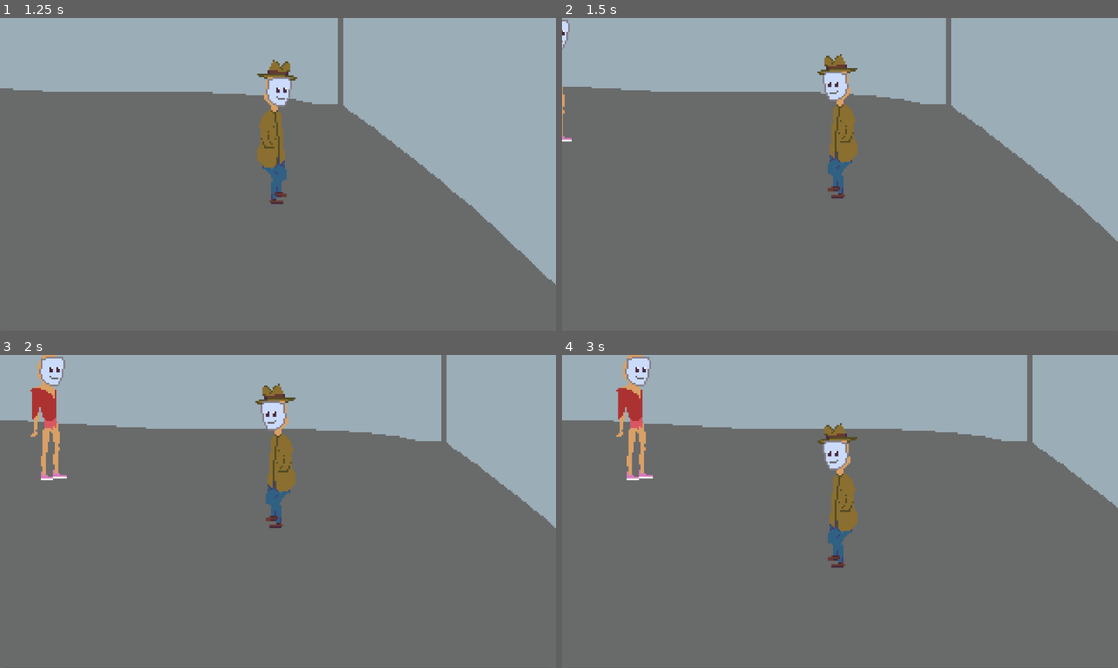
Above: before the commit, frames 1-4 (two rows, left to right).
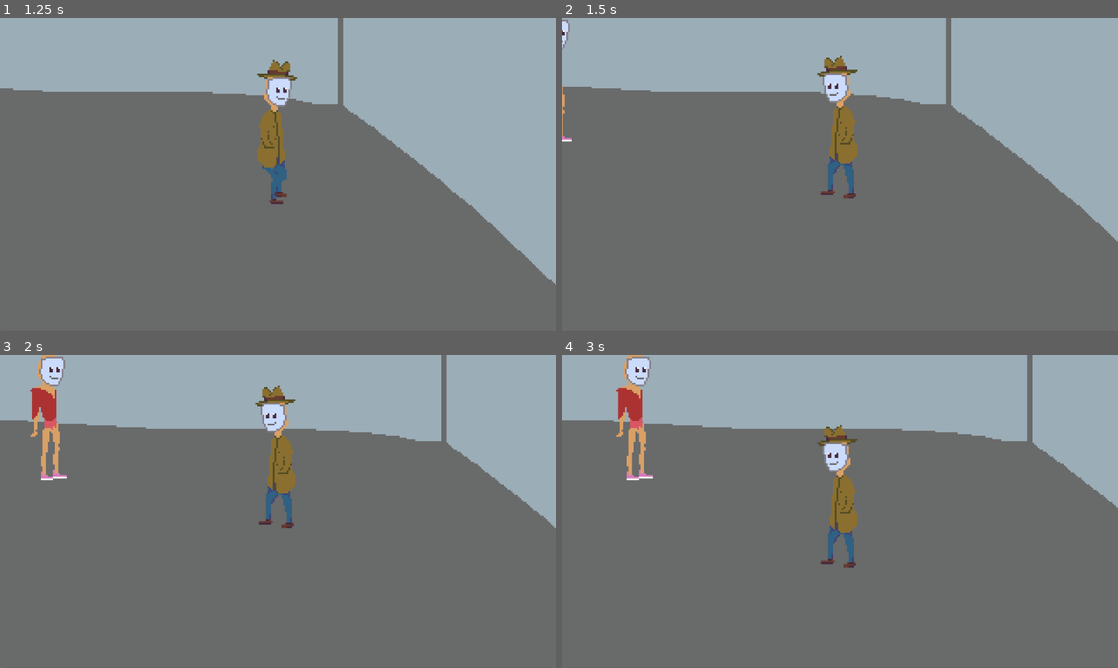
Above: after the commit, the same moments.

Repository: TerjeBallestad/pespi-mask
Game: Godot game, scene res://scenes/lobby.tscn
The game is run twice, just before and just after one commit, with the same random seed, the same clock (stepped at 60 frames per second) and the same inputs. This scene is started directly instead of the project's main scene. Sound files missing from this copy of the repository are replaced by a short silence.
Inputs (mouse positions are in pixels of both pictures, inside the frame that each line leads up to):
- Up to frame 1 (1.25 s): tap Enter at 0.5 s; move the mouse to (400, 158) at 0.52 s; click (400, 158) at 0.67 s
- Up to frame 2 (1.5 s): tap Space at 1.25 s; move the mouse to (728, 190) at 1.27 s; click (728, 190) at 1.42 s
- Up to frame 3 (2 s): no input
- Up to frame 4 (3 s): tap Enter at 2 s; move the mouse to (895, 442) at 2.02 s; click (895, 442) at 2.17 s; tap Space at 2.75 s; move the mouse to (812, 574) at 2.77 s; click (812, 574) at 2.92 s

Frame 1 is identical in both runs. In frame 2, 0.8% of the frame differs, in the area x 45-54%, y 11-58%; in frame 3, 0.9%; in frame 4, 0.9%, in the area x 45-54%, y 21-68%.

Commit message:
OK, now the animation works

Diff:
--- a/scripts/movement.gd
+++ b/scripts/movement.gd
@@ -25,7 +25,6 @@
 		movement_canceled.emit()
 		set_target_position_from_mouse()
 
-
 func set_target_position_from_mouse():
 	var ground: Polygon2D = get_tree().get_first_node_in_group("Ground")
 	var poly := ground.polygon
@@ -41,17 +40,19 @@
 		target = obj.global_position + Vector2(0, 15)
 	)
 
-
 # Called every frame. 'delta' is the elapsed time since the previous frame.
 func _process(delta: float) -> void:
 	pass
-
 
 func _physics_process(delta: float) -> void:
 	var direction = position.direction_to(target)
 	velocity = direction * speed
 	if position.distance_to(target) > min_distance_to_target:
 		$AnimatedSprite2D.flip_h = velocity.x < 0
+
+		if not $AnimatedSprite2D.is_playing():
+			$AnimatedSprite2D.play("walk")
+
 		move_and_slide()
 	else:
 		# Reached target - check for walk-to-exit callback
